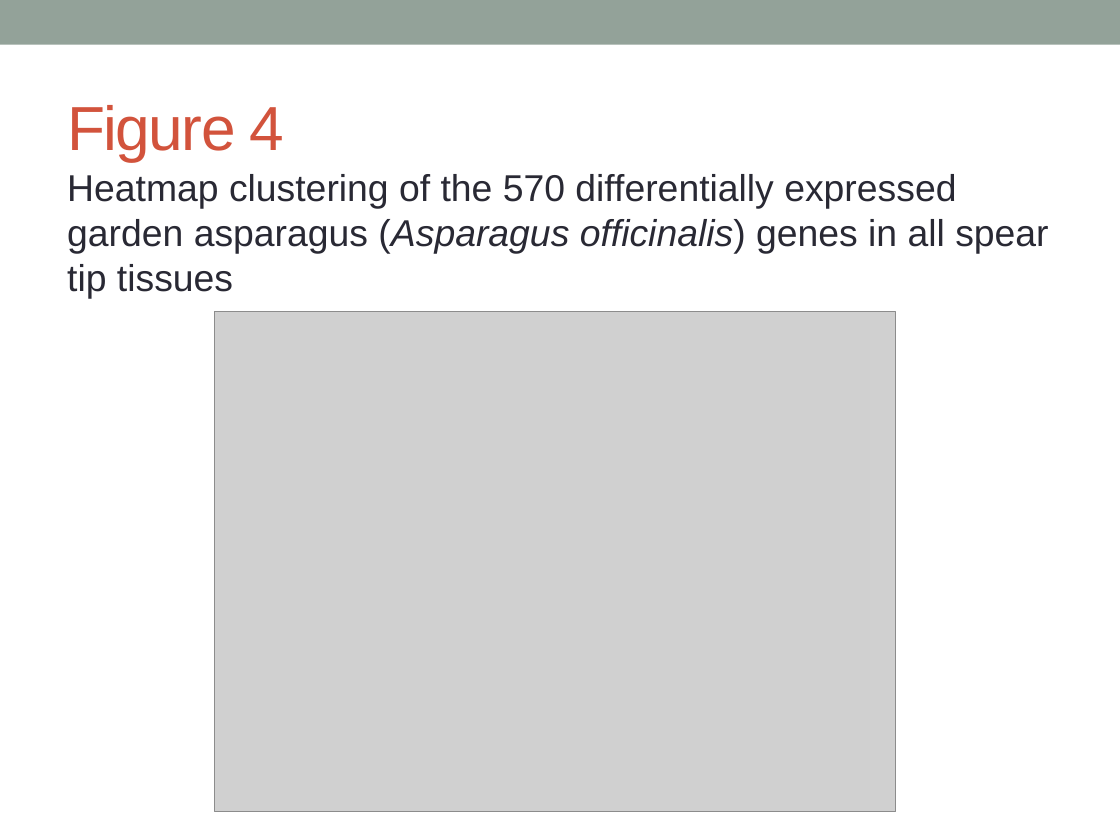
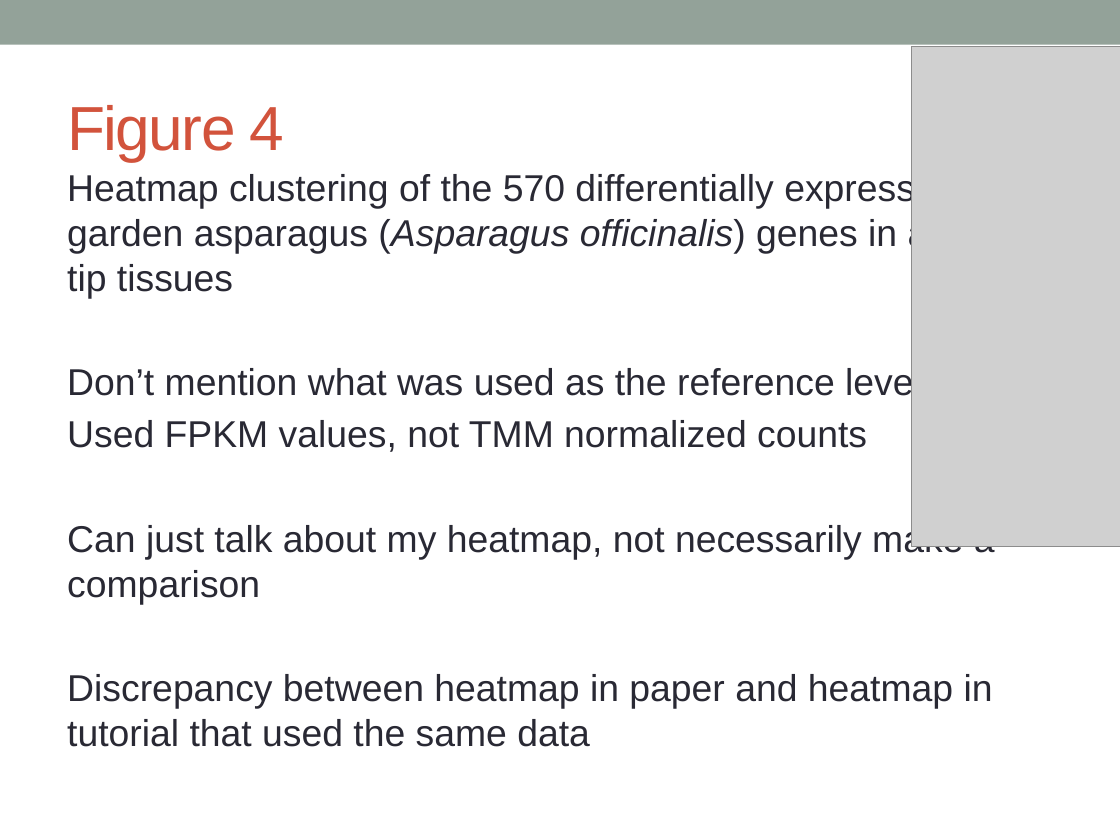
Before and after one commit to katholan/BCB546X-Spring2017_Valerin_final_project, a slide deck: slide 24 of asparagus.pptx (slide 23 before the commit). Drawn at 1120x840 pixels with LibreOffice and Linux fonts; fonts in the diff are those of the drawing; grey boxes stand for pictures. Boxes give left, top, right and bottom in pixels: in the first picture for what was removed or moved away, otherwise in the second. Text is boxed around its words. In the diff, an @@ line names an element or a change of style, - is before the commit and + after.

Commit message:
powerpoint

```diff
--- a/asparagus.pptx
+++ b/asparagus.pptx
@@ picture: place and size @@
-picture at box(215, 312, 896, 812)
+picture at box(912, 47, 1120, 547)
@@ text at box(67, 366, 995, 747): paragraphs added @@
+Don’t mention what was used as the reference level
+Used FPKM values, not TMM normalized counts
+Can just talk about my heatmap, not necessarily make a comparison
+Discrepancy between heatmap in paper and heatmap in tutorial that used the same data
```
Also in this commit, not shown: 5 other slides changed, 1 slide added, 1 slide removed.
